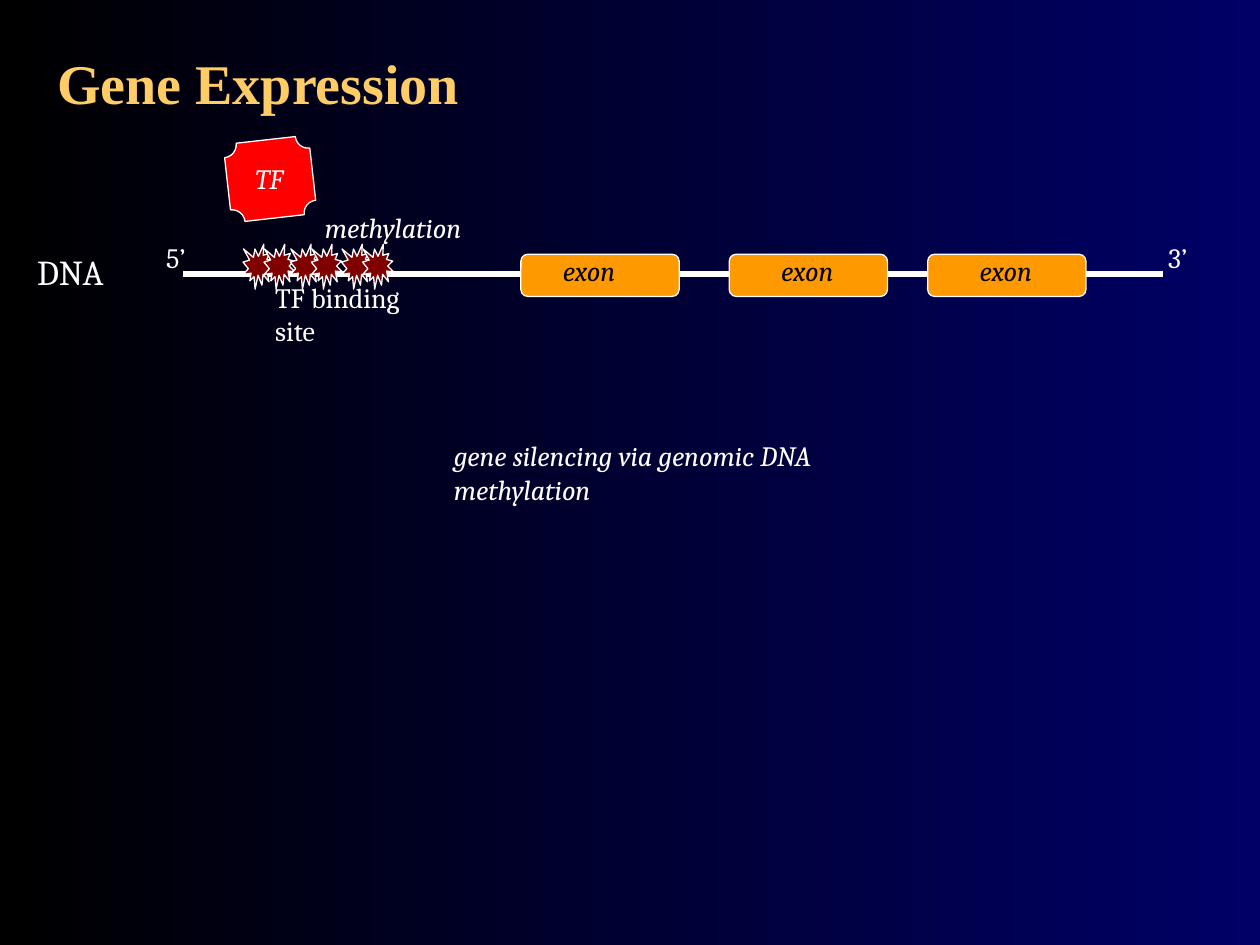
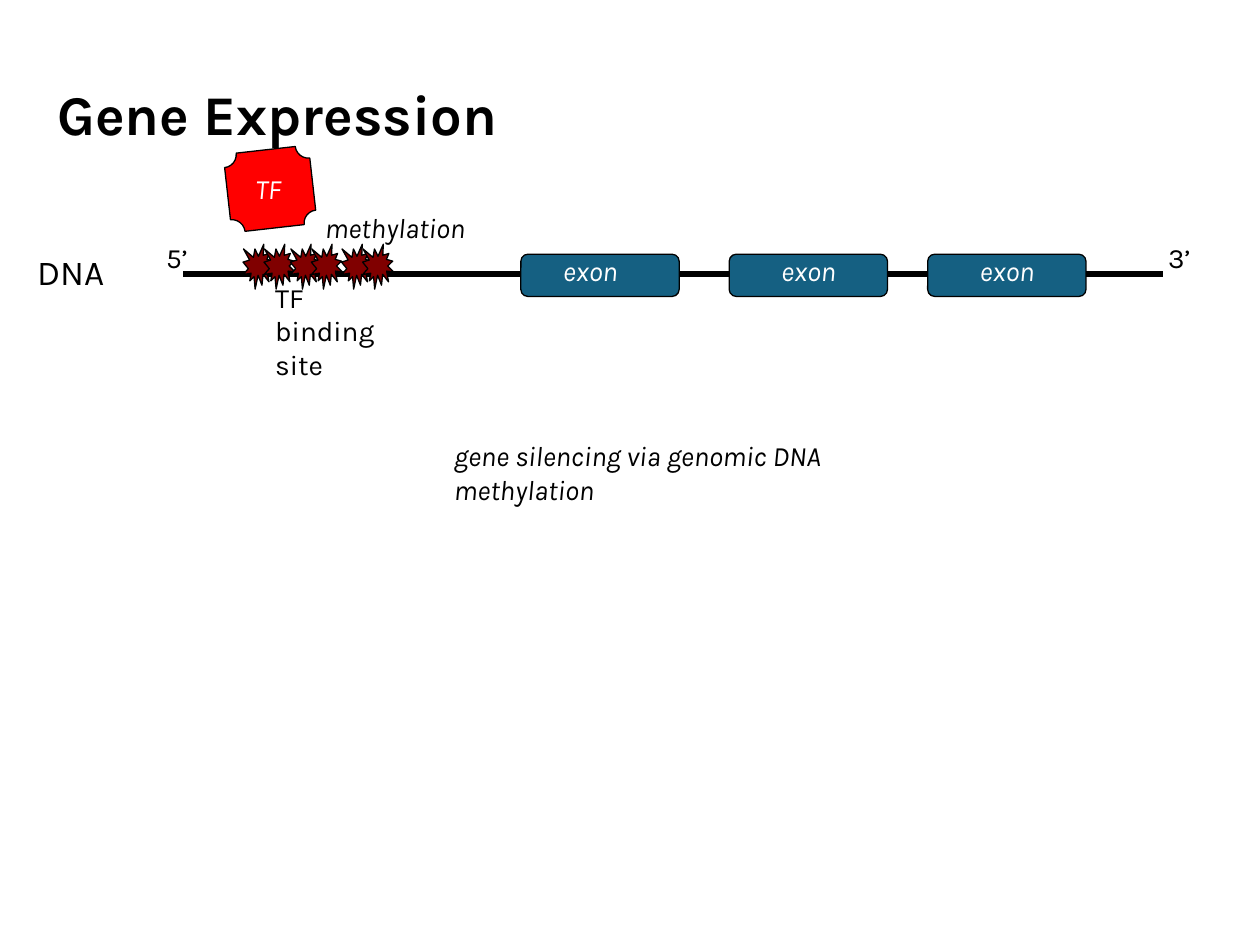
Before and after one commit to agmcarthur/Biochem-3BP3, a slide deck: slide 9 of Lectures/Lecture 9 - RNA-Seq.pptx. Drawn at 1260x945 pixels with LibreOffice and Linux fonts; fonts in the diff are those of the drawing. Boxes give left, top, right and bottom in pixels: in the first picture for what was removed or moved away, otherwise in the second. Text is boxed around its words. In the diff, an @@ line names an element or a change of style, - is before the commit and + after.

```diff
--- a/Lectures/Lecture 9 - RNA-Seq.pptx
+++ b/Lectures/Lecture 9 - RNA-Seq.pptx
@@ background gradient #000000 to #000066 to #FFFFFF @@
@@ text "Gene Expression" at (57, 95, 498, 149): font Times New Roman to Karla, text colour #FFCC66 to #000000; line spacing 1 to 0.9; vertical alignment middle to bottom @@
@@ plaque: place and size @@
-plaque at (223, 135, 317, 223)
+plaque at (223, 145, 317, 233)
@@ outline #FFFFFF 0.75 pt to #000000 0.75 pt in 7 elements at (243, 244, 275, 290), (265, 244, 296, 290), (290, 244, 321, 290), (311, 244, 343, 290), (341, 244, 373, 290), (363, 244, 394, 290), (223, 145, 317, 233) @@
@@ text "TF": place and size @@
-text "TF" at (255, 170, 283, 189)
+text "TF" at (255, 181, 281, 199)
@@ text "TF" at (255, 181, 281, 199): font Cambria to Karla @@
@@ fill #FF9900 to #156082; outline #FFFFFF 0.75 pt to #000000 0.75 pt in 3 elements at (520, 255, 679, 296), (730, 255, 888, 296), (927, 255, 1086, 296) @@
@@ font Cambria to Karla, text colour #000000 to #FFFFFF in 3 elements at (563, 267, 618, 282), (781, 267, 836, 282), (980, 267, 1035, 282) @@
@@ line (184, 275) - (1163, 275): stroke #FFFFFF 3 pt to #000000 3 pt @@
@@ font Cambria to Karla, text colour #FFFFFF to #000000 in 6 elements at (37, 263, 104, 285), (166, 250, 188, 275), (1168, 250, 1190, 269), (275, 282, 374, 376), (325, 219, 465, 245), (454, 446, 821, 507) @@
```
Also in this commit, not shown: 33 other slides changed, 13 other files.
